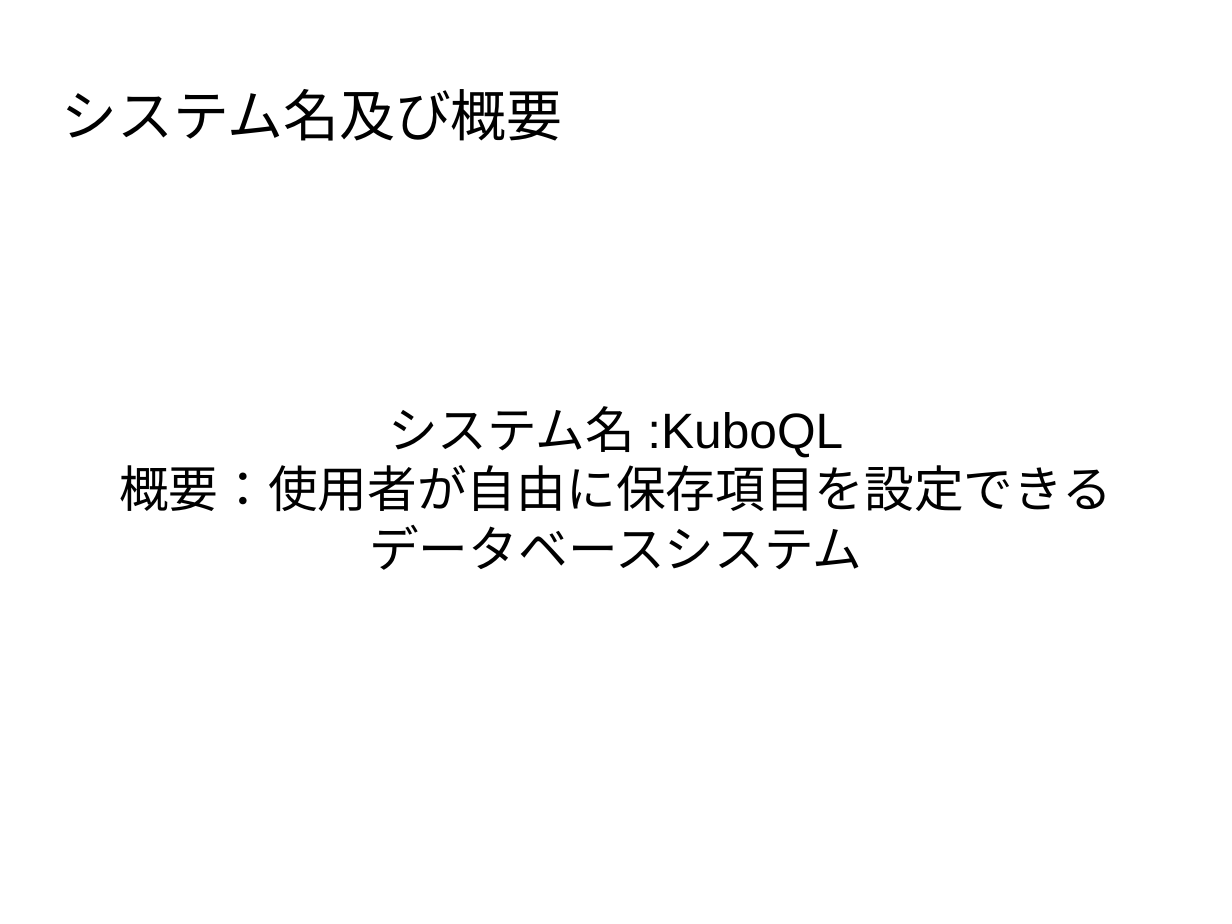
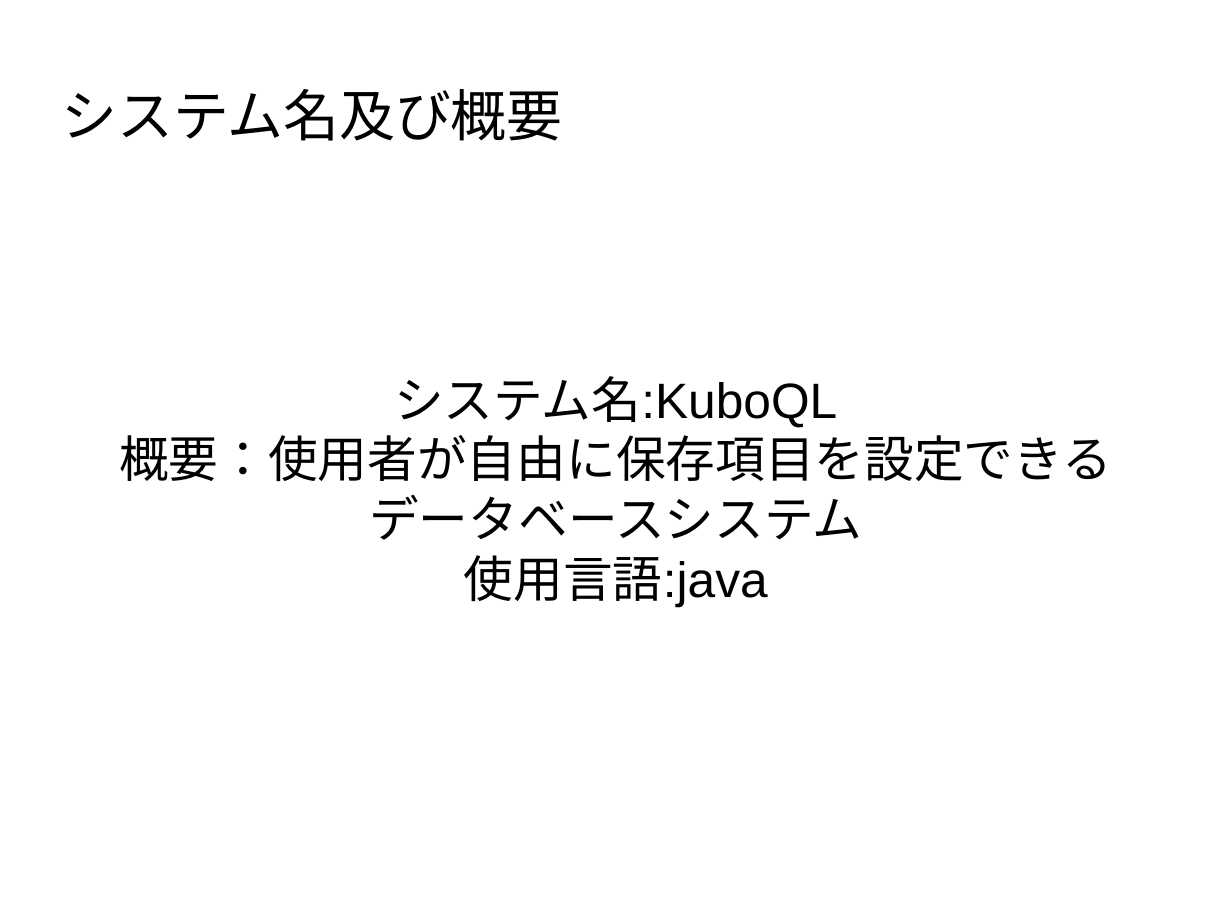
Before and after one commit to kuboshiba/KuboQL, a slide deck: slide 2 of KuboQL.odp (slide 1 before the commit). Drawn at 1232x924 pixels with LibreOffice and Linux fonts; fonts in the diff are those of the drawing; background and template pictures are left out. Boxes give left, top, right and bottom in pixels: in the first picture for what was removed or moved away, otherwise in the second. Text is boxed around its words. In the diff, an @@ line names an element or a change of style, - is before the commit and + after.

```diff
--- a/KuboQL.odp
+++ b/KuboQL.odp
@@ subtitle at (x1=464, y1=555, x2=768, y2=608): paragraph added @@
+使用言語:java
```
Also in this commit, not shown: 1 other slide changed, 8 slides added.
